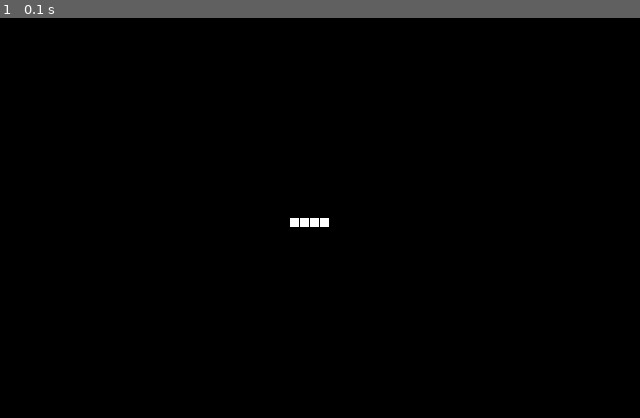
Above: before the commit, frame 1.
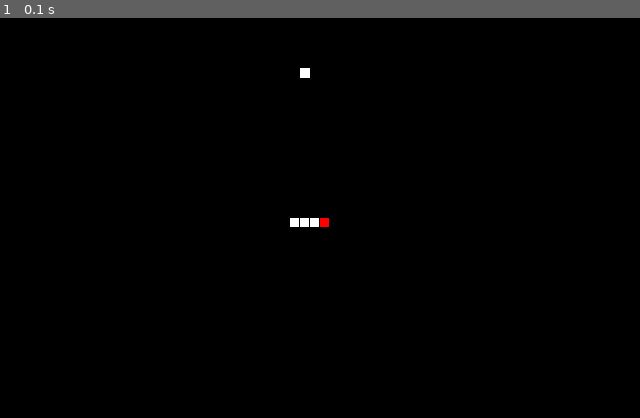
Above: after the commit, the same moment.

Repository: kaddour-khaled/pygame
Game: pygame game, started from main.py
Same seed, same stepped clock (60 frames per second), same inputs: the game is played once before the commit and once after it.
Inputs:
- Up to frame 1 (0.1 s): no input

The runs differ from the first frame. In frame 1, less than 0.1% of the frame differs, in the area x 46-52%, y 12-53%.

Commit message:
update snake render and add food render

Diff:
--- a/main.py
+++ b/main.py
@@ -1,6 +1,8 @@
 import pygame
 from pygame.locals import *
 from snake import Snake
+import random
+
 
 class MainApp:
     def __init__(self, width, height):
@@ -8,9 +10,14 @@
         self.run = True
         self.SIZE = self.WIDTH, self.HEIGHT = width, height
         self.snake = Snake(width // 2, height // 2)
+        self.food = {
+            'x': random.randrange(0, self.WIDTH - Snake.WIDTH_UNIT, Snake.WIDTH_UNIT),
+            'y': random.randrange(0, self.HEIGHT - Snake.HEIGHT_UNIT, Snake.HEIGHT_UNIT)
+            }
 
     def on_init(self):
         # initialize pygame and all modules
+
         # initialize the display
         pygame.init()
         self.window = pygame.display.set_mode(self.SIZE)
@@ -24,9 +31,21 @@
         pass
 
     def on_render(self):
-        for rect in self.snake.snake:
-            pygame.draw.rect(self.window, (255, 255, 255), rect)
+
+        # render the snake
+        for i, rect in enumerate(self.snake.snake):
+            if i == 0:
+                pygame.draw.rect(self.window, (255, 0, 0), rect)
+            else:
+                pygame.draw.rect(self.window, (255, 255, 255), rect)
+
+        # render the food
+        rect_food = pygame.rect.Rect(self.food['x'], self.food['y'], Snake.WIDTH_UNIT, Snake.HEIGHT_UNIT)
+        pygame.draw.rect(self.window, (255, 255, 255), rect_food)
+
+        # update the window
         pygame.display.update()
+
 
     def on_cleanup(self):
         pygame.quit()
